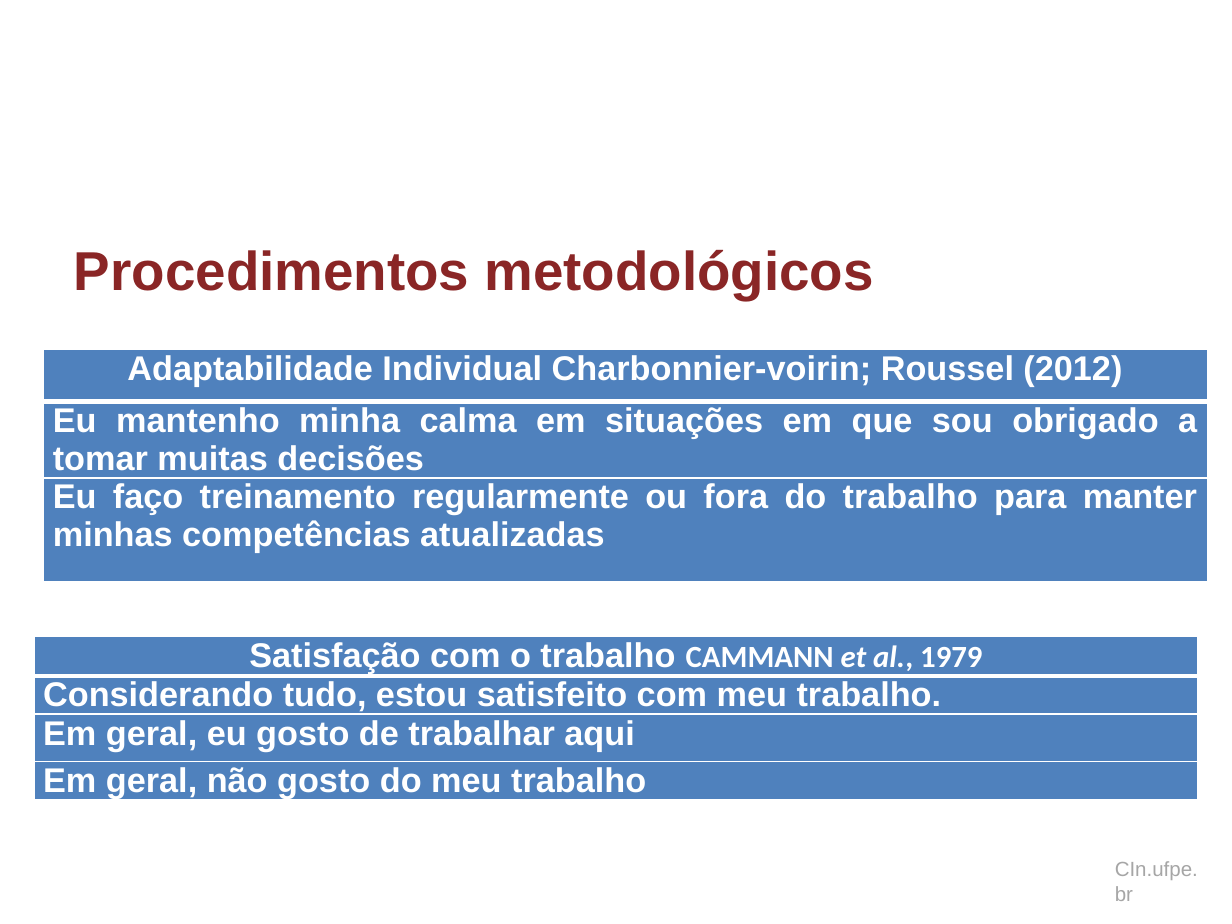
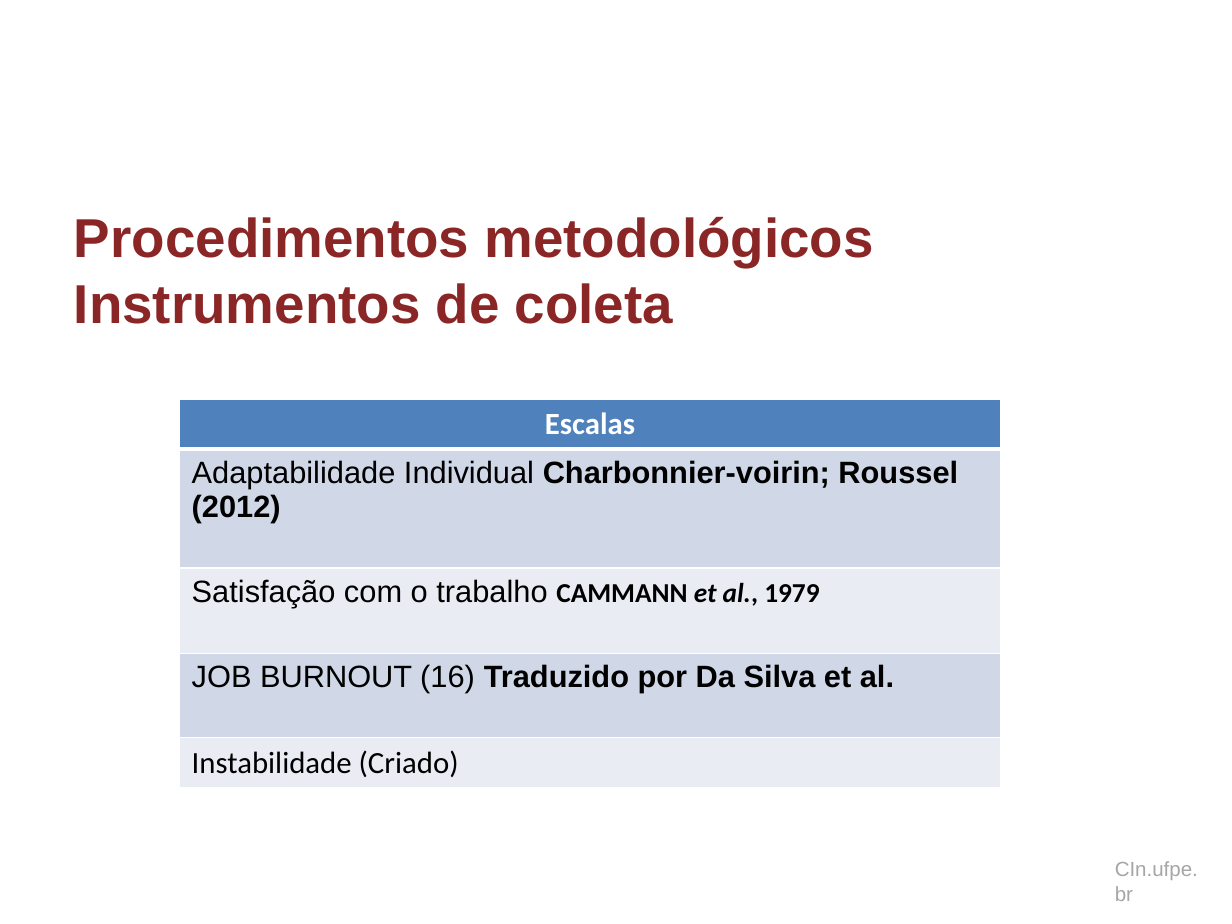
Before and after one commit to dan1lo/doutoradoR, a slide deck: slide 52 of apresentacao doutorado.pptx (slide 53 before the commit). Drawn at 1232x924 pixels with LibreOffice and Linux fonts; fonts in the diff are those of the drawing; background and template pictures are left out. Boxes give left, top, right and bottom in pixels: in the first picture for what was removed or moved away, otherwise in the second. Text is boxed around its words. In the diff, an @@ line names an element or a change of style, - is before the commit and + after.

```diff
--- a/apresentacao doutorado.pptx
+++ b/apresentacao doutorado.pptx
@@ title at box(74, 217, 873, 324): text changed @@
-Procedimentos metodológicos
+Procedimentos metodológicos Instrumentos de coleta
@@ table removed at box(43, 349, 1207, 588), 3 rows, 1 columns @@
-Adaptabilidade Individual Charbonnier-voirin; Roussel (2012)
-Eu mantenho minha calma em situações em que sou obrigado a tomar muitas decisões
-Eu faço treinamento regularmente ou fora do trabalho para manter minhas competências atualizadas
@@ table added at box(180, 399, 1002, 781), 5 rows, 1 columns @@
+Escalas
+Adaptabilidade Individual Charbonnier-voirin; Roussel (2012)
+Satisfação com o trabalho CAMMANN et al., 1979
+JOB BURNOUT (16) Traduzido por Da Silva et al.
+Instabilidade (Criado)
@@ table removed at box(34, 637, 1199, 807), 4 rows, 1 columns @@
-Satisfação com o trabalho CAMMANN et al., 1979
-Considerando tudo, estou satisfeito com meu trabalho.
-Em geral, eu gosto de trabalhar aqui
-Em geral, não gosto do meu trabalho
```
Also in this commit, not shown: 9 other slides changed, 1 slide removed.
